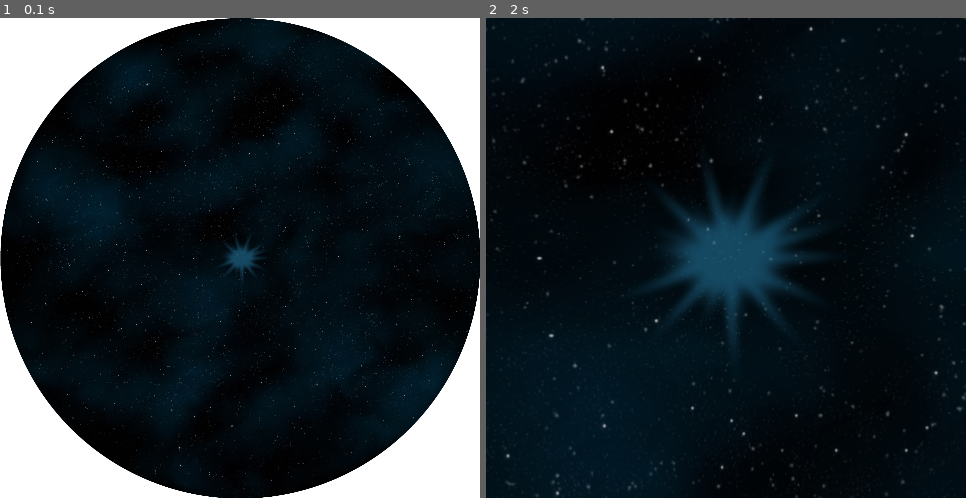
Above: before the commit, frames 1-2 (left to right).
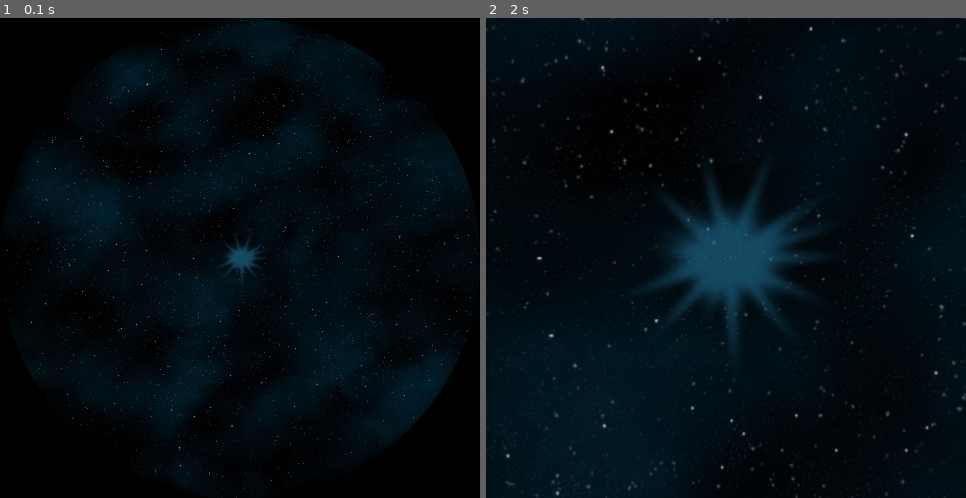
Above: after the commit, the same moments.

Repository: bomeers/hd2-pygame
Game: pygame game, started from helldivers.py
Same seed, same stepped clock (60 frames per second), same inputs: the game is played once before the commit and once after it.
Inputs (mouse positions are in pixels of both pictures, inside the frame that each line leads up to):
- Up to frame 1 (0.1 s): no input
- Up to frame 2 (2 s): click (726, 258) at 0.38 s; click (577, 368) at 0.72 s; click (735, 94) at 1.05 s; click (726, 315) at 1.38 s; click (649, 99) at 1.72 s

The runs differ from the first frame. In frame 1, 21% of the frame differs, in the area x 0-100%, y 0-100%; in frame 2, nothing differs.

Commit message:
adding black background

Diff:
--- a/helldivers.py
+++ b/helldivers.py
@@ -111,8 +111,8 @@
                 if image_rect.bottom < HEIGHT:
                     image_rect.bottom = HEIGHT
 
-    # Clear the screen with a white background
-    screen.fill((255, 255, 255))
+    # Clear the screen with a black background
+    screen.fill((0, 0, 0))  # Black background
 
     # Draw the image at its current position
     screen.blit(image, image_rect)
